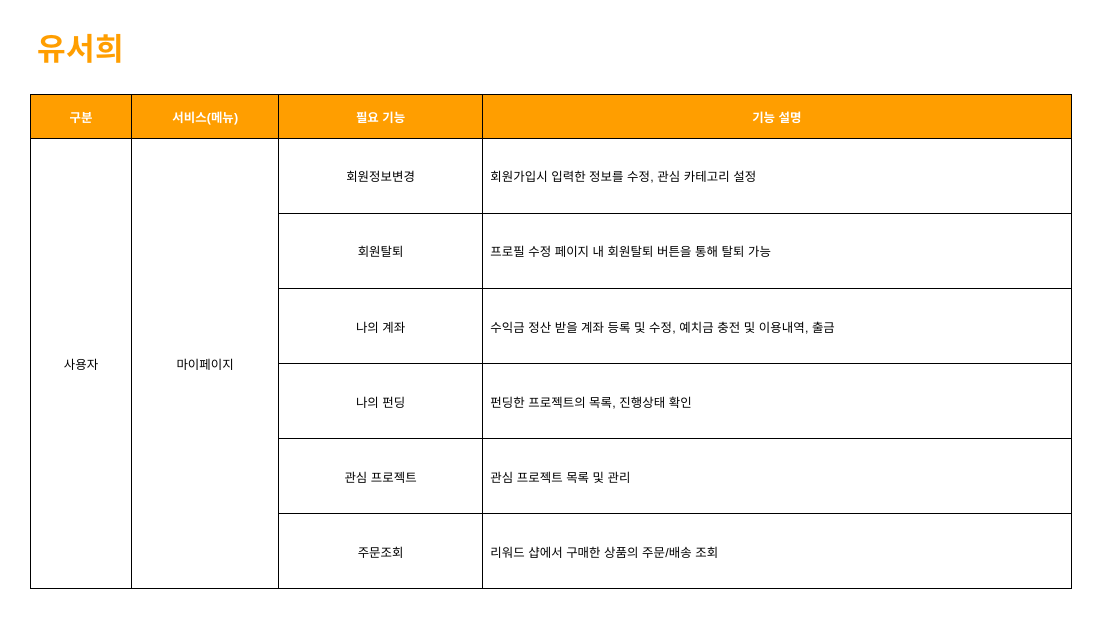
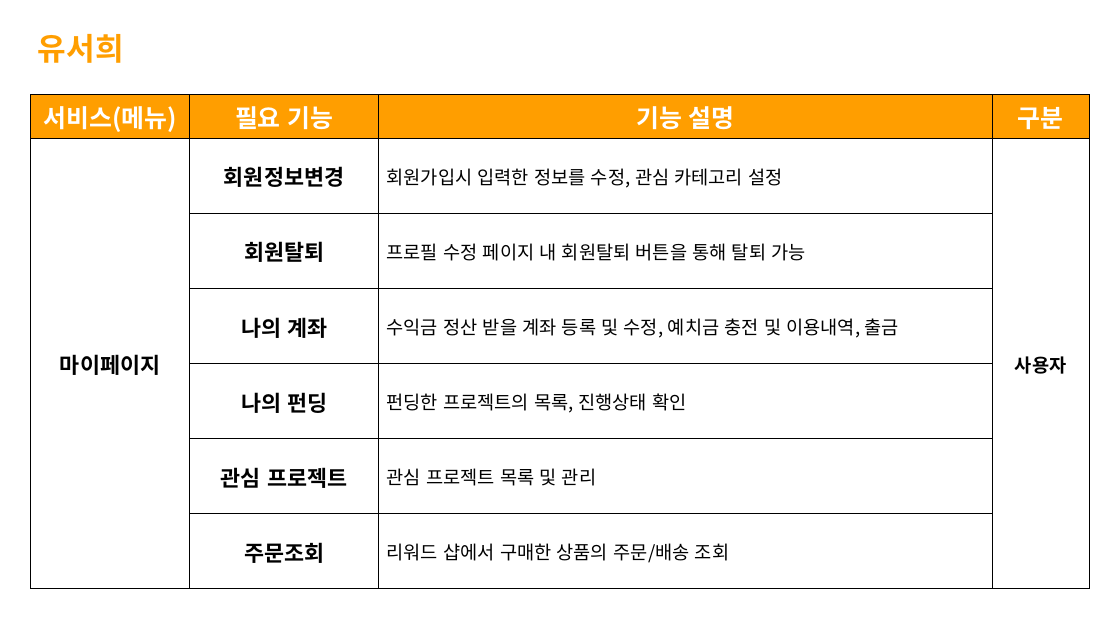
Before and after one commit to hhsw07/ezen-academy-projects, a slide deck: slide 12 of 0 발표용 파워포인트/0515 2차발표/0515 project06 - 파워포인트 종합.pptx (slide 9 before the commit). Drawn at 1120x630 pixels with LibreOffice and Linux fonts; fonts in the diff are those of the drawing. Boxes give left, top, right and bottom in pixels: in the first picture for what was removed or moved away, otherwise in the second. Text is boxed around its words. In the diff, an @@ line names an element or a change of style, - is before the commit and + after.

```diff
--- a/0 발표용 파워포인트/0515 2차발표/0515 project06 - 파워포인트 종합.pptx
+++ b/0 발표용 파워포인트/0515 2차발표/0515 project06 - 파워포인트 종합.pptx
@@ table at bbox=[31, 94, 1091, 589] @@
-row 1: 구분 | 서비스(메뉴) | 필요 기능 | 기능 설명
+row 1: 서비스(메뉴) | 필요 기능 | 기능 설명 | 구분
-row 2: 사용자 | 마이페이지 | 회원정보변경 | 회원가입시 입력한 정보를 수정, 관심 카테고리 설정
+row 2: 마이페이지 | 회원정보변경 | 회원가입시 입력한 정보를 수정, 관심 카테고리 설정 | 사용자
-row 3:  |  | 회원탈퇴 | 프로필 수정 페이지 내 회원탈퇴 버튼을 통해 탈퇴 가능
+row 3:  | 회원탈퇴 | 프로필 수정 페이지 내 회원탈퇴 버튼을 통해 탈퇴 가능 | 
-row 4:  |  | 나의 계좌 | 수익금 정산 받을 계좌 등록 및 수정, 예치금 충전 및 이용내역, 출금
+row 4:  | 나의 계좌 | 수익금 정산 받을 계좌 등록 및 수정, 예치금 충전 및 이용내역, 출금 | 
-row 5:  |  | 나의 펀딩 | 펀딩한 프로젝트의 목록, 진행상태 확인
+row 5:  | 나의 펀딩 | 펀딩한 프로젝트의 목록, 진행상태 확인 | 
-row 6:  |  | 관심 프로젝트 | 관심 프로젝트 목록 및 관리
+row 6:  | 관심 프로젝트 | 관심 프로젝트 목록 및 관리 | 
-row 7:  |  | 주문조회 | 리워드 샵에서 구매한 상품의 주문/배송 조회
+row 7:  | 주문조회 | 리워드 샵에서 구매한 상품의 주문/배송 조회 | 
@@ table: place and size @@
-table at bbox=[31, 94, 1073, 589]
+table at bbox=[31, 94, 1091, 589]
```
Also in this commit, not shown: 7 other slides changed, 15 slides added, 13 slides removed.
